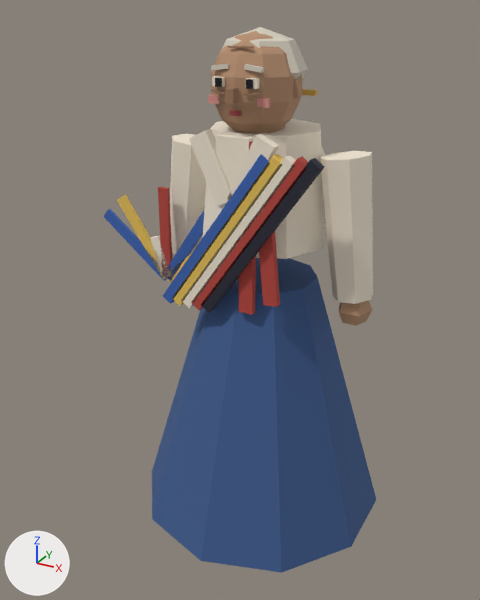
An edit to the glTF model assets3d/npcs/npc_N101.glb, drawn before and after from the same camera.
The view is the same before and after, from a 50 mm camera at (0.826, -1.65, 1.652) aimed at (-0.084, 0.003, 0.825). The lights are fixed; the arrows at lower left show +X, +Y and +Z. The first picture is the older version. Vertices at exactly the same position are counted once.

Script lines for the objects in view, before the commit:
```python
me_npc_n101_0 = bpy.data.meshes.new('npc_N101_0')
me_npc_n101_0.from_pydata(...)  # a 10-sided cut cone along z (radius 0.391 at the low end, 0.158 at the high end) spanning x -0.371..0.371, y -0.391..0.391, z 0.149..0.93
me_npc_n101_0.materials.append(mat_m__3e5a8a)  # blue #3c598b
me_npc_n101_2 = bpy.data.meshes.new('npc_N101_2')
me_npc_n101_2.from_pydata(...)  # 32 vertices, 48 faces; spans x -0.3..0.212, y -0.205..-0.087, z 0.868..1.349
me_npc_n101_2.materials.append(mat_m__b5473f)  # red #b6453d
me_npc_n101_5 = bpy.data.meshes.new('npc_N101_5')
me_npc_n101_5.from_pydata(...)  # 59 vertices, 102 faces; spans x -0.124..0.124, y -0.169..0.135, z 1.381..1.608
me_npc_n101_5.materials.append(mat_m__d8d0c0)  # pale yellow #d9d1c1
ob_npc_n101_part0 = bpy.data.objects.new('npc_N101_part0', me_npc_n101_0)
ob_npc_n101_part0.location = (0.0, 0.0, 0.0)
ob_npc_n101_part2 = bpy.data.objects.new('npc_N101_part2', me_npc_n101_2)
ob_npc_n101_part2.location = (0.0, 0.0, 0.0)
ob_npc_n101_part5 = bpy.data.objects.new('npc_N101_part5', me_npc_n101_5)
ob_npc_n101_part5.location = (0.0, 0.0, 0.0)
# also in view: 'npc_N101_part1' at (-0.001, 0.004, 0.749); 'npc_N101_part3' at (0.0, -0.064, 1.213); 'npc_N101_part10' at (-0.199, -0.146, 1.097); 'npc_N101_part11' at (-0.154, -0.146, 1.097); 'npc_N101_part12' at (0.074, -0.191, 1.097)
```
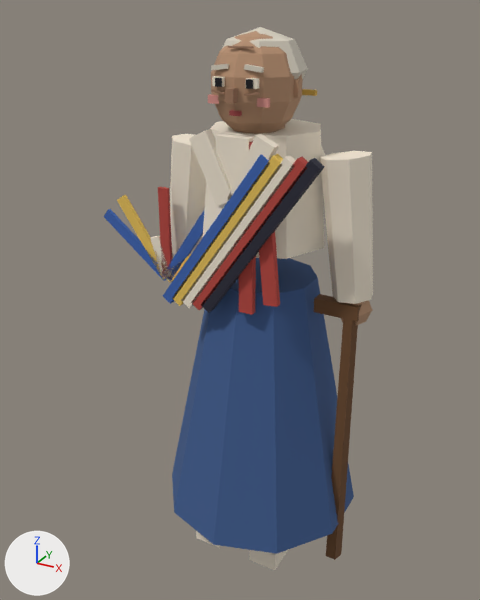
The change, as a list of edits to the scene's bpy script:
```text
Add mat_m_wood:
    mat_m_wood = principled_material('M_wood')
    mat_m_wood.base_color = (0.148, 0.0658, 0.0231)  # brown #6b492a
    mat_m_wood.roughness = 0.9
Change me_npc_n101_0:
    used by ob_npc_n101_part0; location = (0.0, 0.0, 0.0)
    remove me_npc_n101_0.from_pydata(...)  # 20 vertices, 36 faces; spans x -0.371..0.371, y -0.391..0.391, z 0.149..0.93
    add me_npc_n101_0.from_pydata(...)  # 20 vertices, 36 faces; spans x -0.301..0.301, y -0.316..0.316, z 0.149..0.93
    me_npc_n101_0 part 1: all 10 vertices in x -0.371..0.371, y -0.391..0.391, z 0.149 are scaled about their middle by (0.81, 0.81, 1.15)
Add me_npc_n101_13:
    me_npc_n101_13.from_pydata(...)  # 18 vertices, 28 faces; spans x 0.181..0.312, y -0.05..0.0, z 0.0..0.904
    me_npc_n101_13.materials.append(mat_m_wood)  # brown #6b492a
Add ob_npc_n101_part13:
    ob_npc_n101_part13 = bpy.data.objects.new('npc_N101_part13', me_npc_n101_13)
    ob_npc_n101_part13.location = (0.0, 0.0, 0.0)
```

What differs and where, as boxes (x1, y1, x2, y2) in the pictures (480 x 600 px; the box of a moved part takes in the faces that stretch with it):
'npc_N101_part0', reshaped (19% narrower, 6% shorter): before (152, 258, 376, 573); after (172, 258, 354, 554)
'npc_N101_part13', added (brown): after (314, 294, 362, 560)
part 1 of me_npc_n101_0, moved or reshaped: before (152, 279, 376, 573); after (172, 279, 354, 554)
